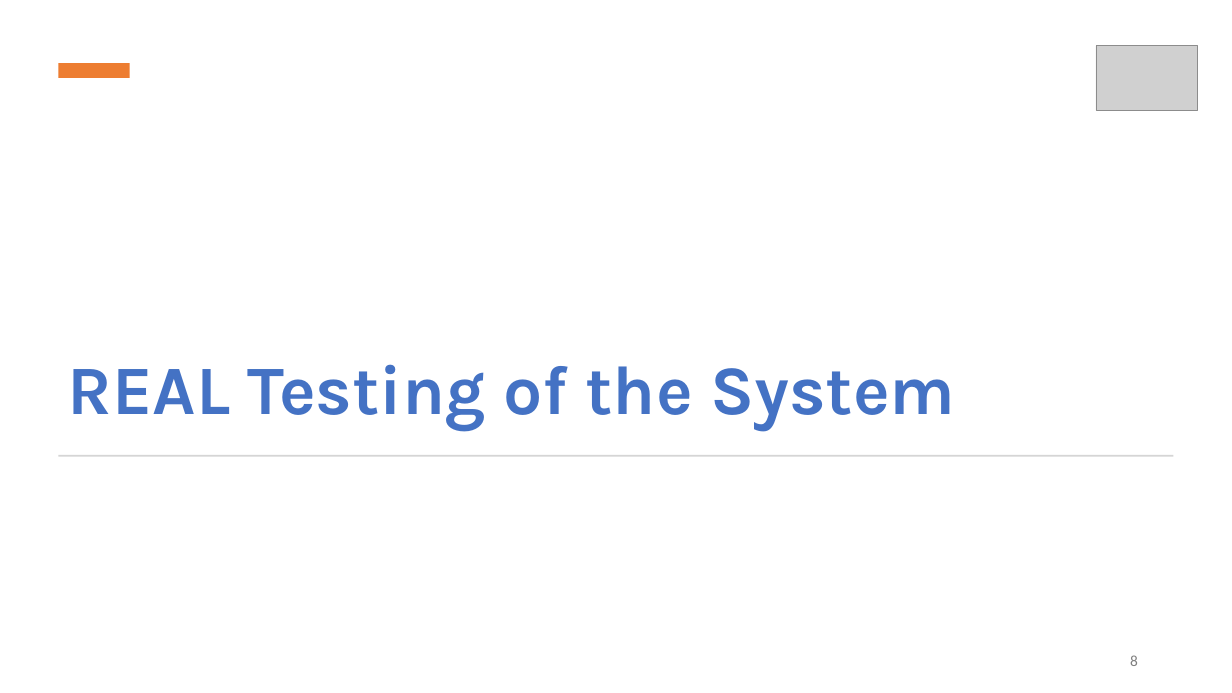
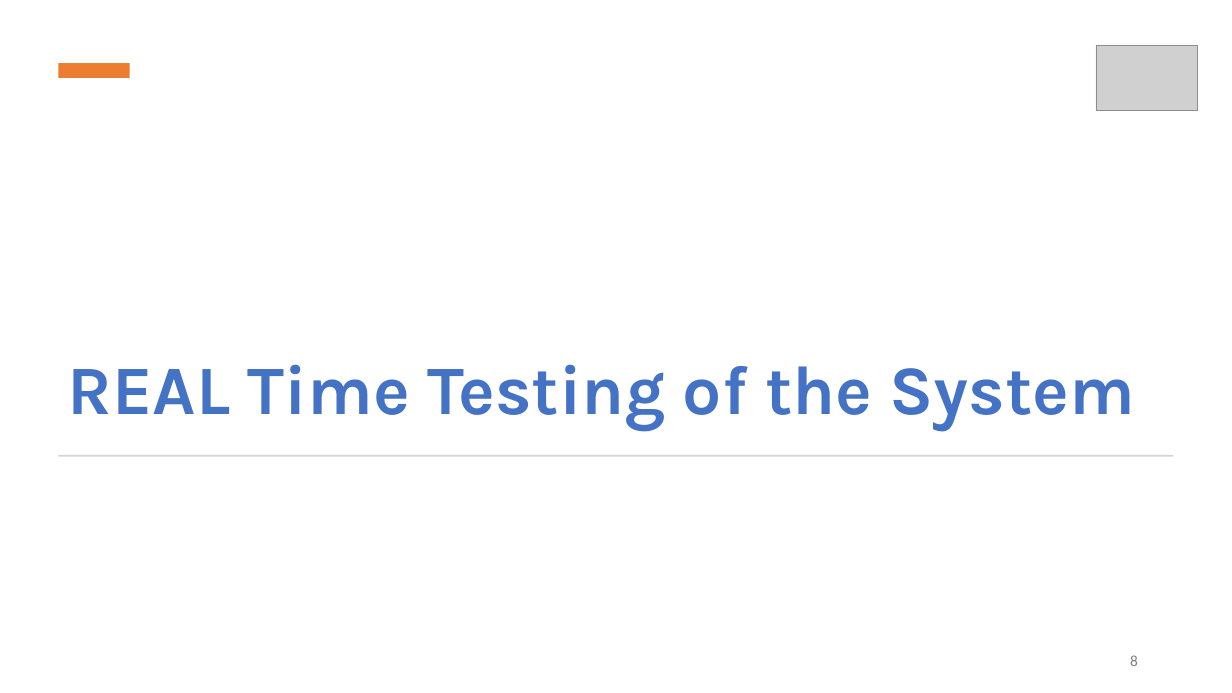
Before and after one commit to JaouaherBelgacem/Hw_and_AES-projects, a slide deck: slide 8 of AES Project/IOT presentation.pptx. Drawn at 1232x693 pixels with LibreOffice and Linux fonts; fonts in the diff are those of the drawing; grey boxes stand for pictures. Boxes give left, top, right and bottom in pixels: in the first picture for what was removed or moved away, otherwise in the second. Text is boxed around its words. In the diff, an @@ line names an element or a change of style, - is before the commit and + after.

```diff
--- a/AES Project/IOT presentation.pptx
+++ b/AES Project/IOT presentation.pptx
@@ title at [68,364,1135,430]: text changed @@
-REAL Testing of the System
+REAL Time Testing of the System
```
Also in this commit, not shown: 1 other slide changed, 1 slide added, 2 slides removed, 17 other files.
